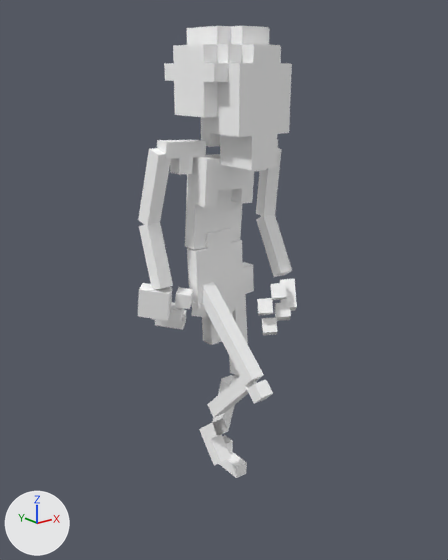
One commit to the FBX model AN3_TFE/Assets/Animations/AnimationsWorld1_1.fbx: the scene before it, then after it.
The view is the same before and after, from a 50 mm lens placed at (-1.368, -1.741, 1.642), pointed at (-0.012, -0.045, 0.964). Every picture has the same lights, and +X, +Y and +Z are marked at lower left.

The first picture shows 'LeftFingers', 'LeftFoot', 'LeftHand', 'LeftThumb', 'RightFingers', 'RightFoot', 'RightHand', 'RightThumb', 'body', 'head', 'hips', 'polySurface15', 'polySurface17', 'polySurface19', 'polySurface21', 'polySurface24', 'polySurface25', 'polySurface26', 'polySurface28', 'polySurface5'.
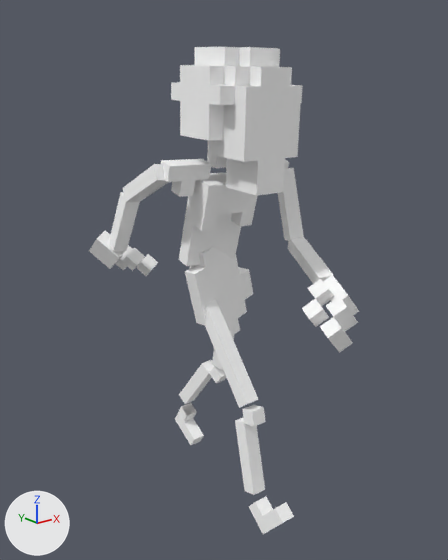
Pixel boxes (x1, y1, x2, y2) of what changed, in the pictures (448 x 560 px):
'head', moved, turned: before (164, 26, 292, 170); after (171, 47, 302, 196)
'body', moved, turned: before (185, 154, 254, 250); after (179, 172, 257, 269)
'hips', moved, turned: before (187, 228, 254, 345); after (185, 247, 253, 352)
'polySurface19', moved, turned: before (202, 282, 264, 386); after (204, 299, 258, 408)
'polySurface25', moved, turned: before (207, 376, 273, 417); after (235, 405, 266, 495)
'polySurface15', moved, turned: before (139, 223, 173, 289); after (109, 192, 140, 252)
'polySurface26', moved, turned: before (256, 148, 282, 217); after (278, 168, 304, 242)
'polySurface17', moved, turned: before (257, 216, 292, 277); after (288, 237, 333, 284)
'polySurface5', moved, turned: before (157, 140, 206, 175); after (161, 159, 211, 197)
'polySurface28', moved, turned: before (138, 148, 171, 226); after (123, 164, 169, 202)
'RightFoot', moved, turned: before (199, 418, 231, 465); after (248, 497, 294, 534)
'RightHand', moved, turned: before (138, 283, 172, 321); after (89, 230, 125, 269)
'LeftFingers', moved, turned: before (262, 302, 291, 335); after (320, 301, 358, 353)
'LeftThumb', moved, turned: before (257, 283, 287, 315); after (302, 279, 334, 327)
'polySurface24', moved, turned: before (212, 375, 239, 431); after (179, 360, 226, 404)
'LeftFoot', moved, turned: before (219, 435, 247, 478); after (175, 403, 204, 445)
'RightThumb', moved, turned: before (175, 287, 207, 318); after (122, 247, 158, 276)
'LeftHand', moved, turned: before (280, 279, 297, 311); after (323, 275, 359, 315)
'polySurface21', moved, turned: before (229, 294, 248, 376); after (212, 335, 234, 370)
'RightFingers', moved, turned: before (152, 302, 187, 330); after (115, 245, 132, 270)

Edits to the bpy script that builds the scene:
```text
Change ob_hips:
    ob_hips.location: (0.009, 0.019, 0.933) -> (0.012, 0.02, 0.886)
    ob_hips.rotation_euler: (1.569, -0.0358, 0.0135) -> (1.538, -0.231, 0.141)  # degrees (90, -2.1, 0.8) -> degrees (88, -13, 8.1)
Change ob_polysurface21:
    ob_polysurface21.location: (-0.034, 0.004, 0.128) -> (-0.011, 0.255, 0.129)
    ob_polysurface21.rotation_euler: (1.487, -0.00068, 0.0175) -> (1.793, -0.0975, 0.202)  # degrees (85, 0, 1) -> degrees (103, -5.6, 12)
Change ob_polysurface24:
    ob_polysurface24.location: (-0.039, 0.088, 0.135) -> (-0.038, 0.367, 0.19)
    ob_polysurface24.rotation_euler: (1.842, -0.000792, 0.0179) -> (2.229, -0.0165, 0.0964)  # degrees (106, 0, 1) -> degrees (128, -0.9, 5.5)
Change ob_body:
    ob_body.location: (-0.019, -0.001, 1.223) -> (-0.046, -0.027, 1.168)
    ob_body.rotation_euler: (1.606, 0.0357, 0.00264) -> (1.813, 0.0341, -0.0456)  # degrees (92, 2, 0.2) -> degrees (104, 2, -2.6)
Change ob_polysurface17:
    ob_polysurface17.location: (-1.236, 0.438, 1.473) -> (-1.104, 0.669, 1.024)
    ob_polysurface17.rotation_euler: (0.00867, 1.019, -1.695) -> (0.148, 0.406, -1.836)  # degrees (0.5, 58, -97) -> degrees (8.5, 23, -105)
Change ob_polysurface25:
    ob_polysurface25.location: (0.022, -0.025, 0.374) -> (0.022, -0.361, 0.143)
    ob_polysurface25.rotation_euler: (2.351, 0.00295, 0.00349) -> (1.345, 0.00741, -0.00439)  # degrees (135, 0.2, 0.2) -> degrees (77, 0.4, -0.3)
Change ob_polysurface26:
    ob_polysurface26.location: (0.208, -0.039, 1.417) -> (0.168, -0.137, 1.356)
    ob_polysurface26.rotation_euler: (-0.0355, 1.7, -1.738) -> (0.804, 1.382, -1.1)  # degrees (-2, 97, -100) -> degrees (46, 79, -63)
Change ob_polysurface5:
    ob_polysurface5.location: (-0.063, 0.063, -0.03) -> (-0.072, 0.295, -0.045)
    ob_polysurface5.rotation_euler: (1.606, 0.0357, 0.00264) -> (1.813, 0.0341, -0.0456)  # degrees (92, 2, 0.2) -> degrees (104, 2, -2.6)
Change ob_head:
    ob_head.location: (-0.012, -0.066, 1.604) -> (-0.044, -0.145, 1.54)
    ob_head.rotation_euler: (1.591, -0.0128, -0.0000211) -> (1.607, -0.00296, -0.0432)  # degrees (91, -0.7, -0) -> degrees (92, -0.2, -2.5)
Change ob_polysurface19:
    ob_polysurface19.location: (0.027, -0.547, 0.325) -> (0.026, -0.467, 0.19)
    ob_polysurface19.rotation_euler: (0.77, 0.000467, 0.006) -> (0.904, 0.012, 0.0156)  # degrees (44, 0, 0.3) -> degrees (52, 0.7, 0.9)
Change ob_righthand:
    ob_righthand.location: (-0.266, 0.026, 0.915) -> (-0.28, 0.329, 1.045)
    ob_righthand.rotation_euler: (0.826, -1.74, 1.504) -> (0.6, -2.483, 1.494)  # degrees (47, -100, 86) -> degrees (34, -142, 86)
Change ob_polysurface28:
    ob_polysurface28.location: (-0.225, 0.043, 1.184) -> (-0.239, 0.155, 1.247)
    ob_polysurface28.rotation_euler: (-0.00774, -1.871, 1.653) -> (-0.096, -2.719, 1.508)  # degrees (-0.4, -107, 95) -> degrees (-5.5, -156, 86)
Change ob_rightthumb:
    ob_rightthumb.location: (-0.135, -0.017, 0.895) -> (-0.161, 0.29, 0.984)
    ob_rightthumb.rotation_euler: (0.826, -1.74, 1.504) -> (0.6, -2.483, 1.494)  # degrees (47, -100, 86) -> degrees (34, -142, 86)
Change ob_polysurface15:
    ob_polysurface15.location: (-0.25, 0.034, 1.078) -> (-0.265, 0.222, 1.167)
    ob_polysurface15.rotation_euler: (0.00117, -1.279, 1.638) -> (-0.2, -2.026, 1.648)  # degrees (0.1, -73, 94) -> degrees (-11, -116, 94)
Change ob_leftthumb:
    ob_leftthumb.location: (0.12, -0.162, 0.892) -> (0.053, -0.452, 0.974)
    ob_leftthumb.rotation_euler: (0.173, 1.076, -2.111) -> (0.708, 0.406, -1.836)  # degrees (10, 62, -121) -> degrees (41, 23, -105)
Change ob_rightfoot:
    ob_rightfoot.location: (-0.077, -0.093, 0.338) -> (-0.077, -0.392, 0.202)
    ob_rightfoot.rotation_euler: (2.454, 0.0, 0.0) -> (0.726, 0.0, 0.0)  # degrees (141, 0, 0) -> degrees (42, 0, 0)
Change ob_rightfingers:
    ob_rightfingers.location: (-0.179, 0.067, 0.834) -> (-0.185, 0.399, 1.001)
    ob_rightfingers.rotation_euler: (0.826, -1.74, 1.504) -> (0.6, -2.483, 1.494)  # degrees (47, -100, 86) -> degrees (34, -142, 86)
Change ob_leftfingers:
    ob_leftfingers.location: (0.157, -0.148, 0.801) -> (0.097, -0.506, 0.904)
    ob_leftfingers.rotation_euler: (0.173, 1.076, -2.111) -> (0.708, 0.406, -1.836)  # degrees (10, 62, -121) -> degrees (41, 23, -105)
Change ob_lefthand:
    ob_lefthand.location: (0.218, -0.146, 0.882) -> (0.152, -0.453, 0.969)
    ob_lefthand.rotation_euler: (0.173, 1.076, -2.111) -> (0.708, 0.406, -1.836)  # degrees (10, 62, -121) -> degrees (41, 23, -105)
Change ob_leftfoot:
    ob_leftfoot.location: (0.076, 0.02, 0.154) -> (0.077, 0.307, 0.175)
    ob_leftfoot.rotation_euler: (1.626, 0.0, 0.0) -> (2.131, 0.0, 0.0)  # degrees (93, 0, 0) -> degrees (122, 0, 0)
```
